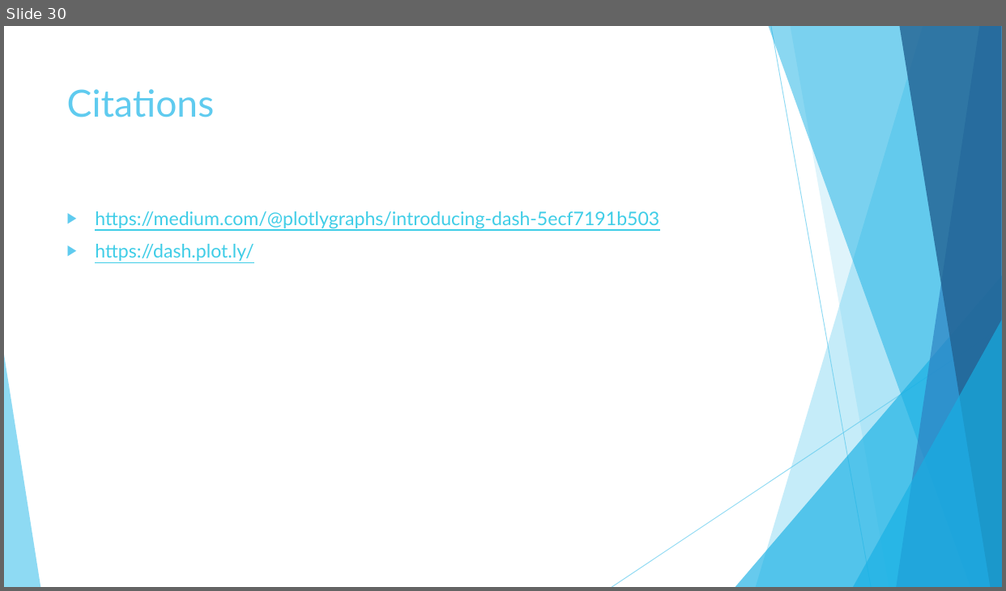
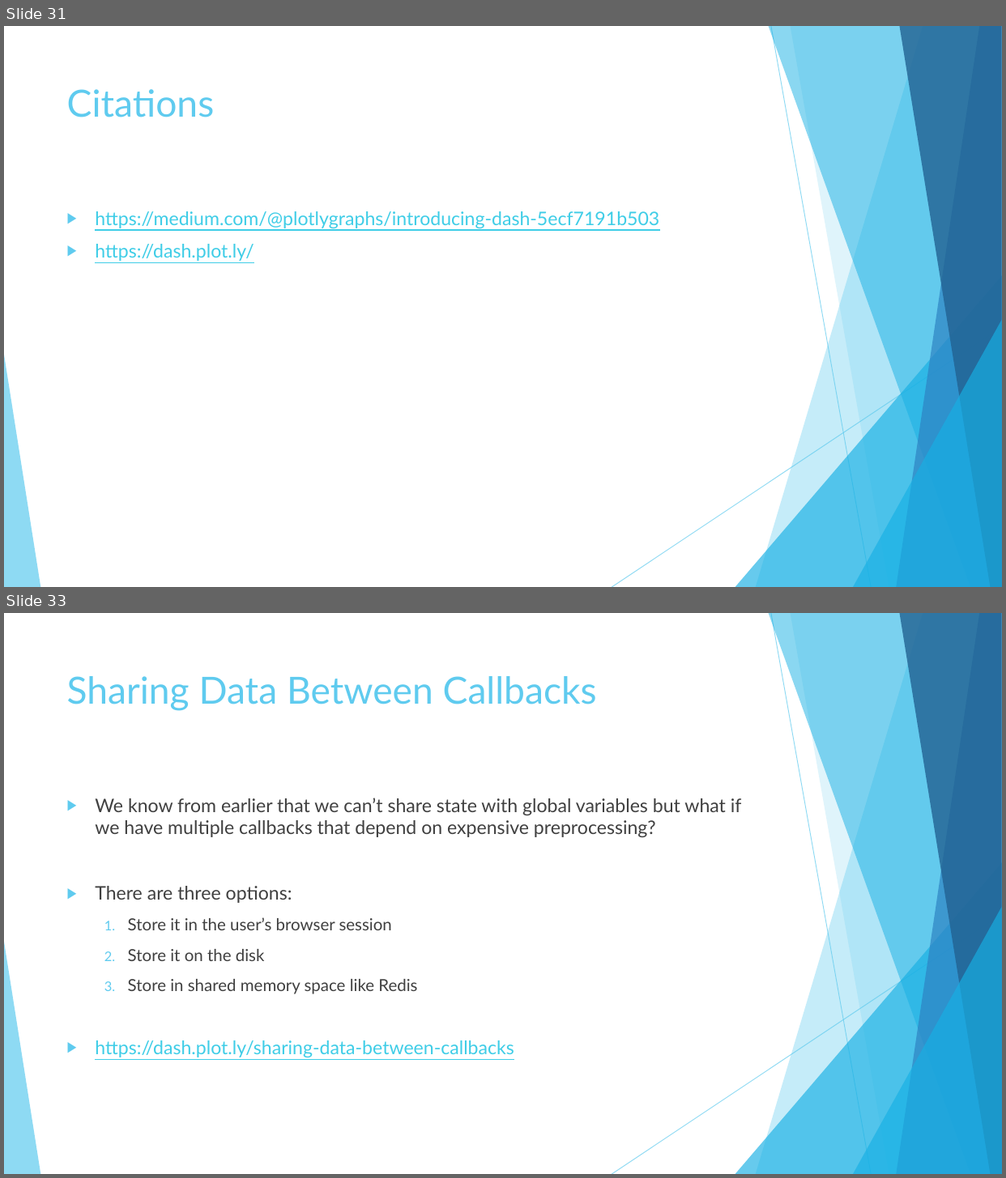
Before and after one commit to BradburyThompson/dash, a slide deck: Amgen_Dash_Slides.pptx. Shown one above the other, each under a label of ours: slide 30 before the commit, slides 31 and 33 after it; the slides between them are not shown. The pictures are 1006x591 and 1006x1178 pixels, drawn with LibreOffice and Linux fonts; fonts in the diff are those of the drawing. Boxes give left, top, right and bottom in pixels: in the first picture for what was removed or moved away, otherwise in the second. Text is boxed around its words. In the diff, an @@ line names an element or a change of style, - is before the commit and + after.

```diff
--- a/Amgen_Dash_Slides.pptx
+++ b/Amgen_Dash_Slides.pptx
@@ slide 33 added at (x1=4, y1=613, x2=1002, y2=1174), background #FFFFFF; not listed: 10 template elements that a slide beside it also shows @@
@@ title added at (x1=67, y1=676, x2=597, y2=711), 36 pt, text #5FCBEF @@
+Sharing Data Between Callbacks
@@ text added at (x1=95, y1=798, x2=742, y2=1058), 18 pt, text #404040 @@
+▶ We know from earlier that we can’t share state with global variables but what if we have multiple callbacks that depend on expensive preprocessing?
+▶ There are three options:
+  1. Store it in the user’s browser session
+  2. Store it on the disk
+  3. Store in shared memory space like Redis
+▶ https://dash.plot.ly/sharing-data-between-callbacks
@@ what was slide 30 is now slide 31 @@
```
Also in this commit, not shown: 10 slides changed, 3 other slides added.
